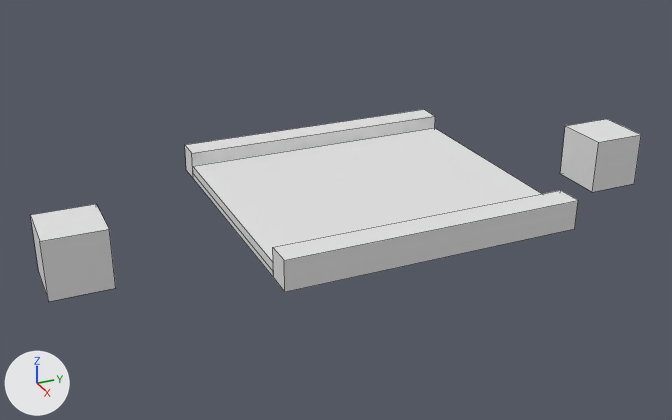
The Blender file static/block/extension/1.blend as it was, and as the next commit left it.
One viewpoint serves both versions: a 50 mm camera at (13.27, -6.56, 6.51) aimed at (-0.14, -0.52, -0.2). Every picture has the same lights, and +X, +Y and +Z are marked at lower left. Mesh edges are drawn as thin lines.

The scene before the commit, as lines of its bpy script (objects in view):
```python
me_courseslab_002 = bpy.data.meshes.new('CourseSlab.002')
me_courseslab_002.from_pydata([(-2.05, -2.5, 0.1), (2.05, -2.5, 0.1), (-2.05, 2.5, 0.1), (2.05, 2.5, 0.1), (-2.05, -2.5, 0.25), (2.05, -2.5, 0.25), (-2.05, 2.5, 0.25), (2.05, 2.5, 0.25)], [], [(3, 1, 0, 2), (7, 6, 4, 5), (1, 3, 7, 5), (2, 0, 4, 6)])
me_cube = bpy.data.meshes.new('Cube')
me_cube.from_pydata(...)  # a box spanning x -0.5..0.5, y -0.5..0.5, z -0.5..0.5
me_cube_001 = bpy.data.meshes.new('Cube.001')
me_cube_001.from_pydata(...)  # a box spanning x -0.5..0.5, y -0.5..0.5, z -0.5..0.5
ob_slab = bpy.data.objects.new('slab', me_courseslab_002)
ob_slab.location = (0.0, 0.0, 0.0)
ob_slot = bpy.data.objects.new('slot', me_cube)
ob_slot.location = (0.0, 5.0, 0.0)
ob_slot_001 = bpy.data.objects.new('slot.001', me_cube_001)
ob_slot_001.location = (0.0, -5.0, 0.0)
# also in view: 'cap' at (0.0, 0.0, 0.25); 'wall.001' at (2.27, 0.0, 0.25); 'wall' at (-2.27, 0.0, 0.25)
```
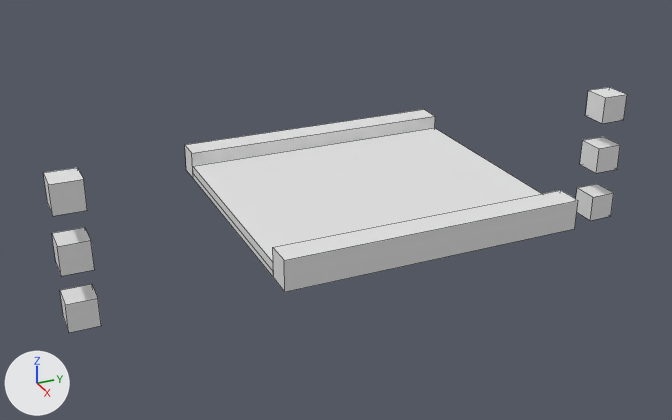
The change in detail:
me_cube has 8 vertices, 6 faces and spans x -0.5..0.5, y -0.5..0.5, z -0.5..0.5.
me_cube is used by ob_slot; location (0.0, 5.0, 0.0).
me_cube part 1: the whole mesh is scaled about its middle by 0.5.
me_cube_001 has 8 vertices, 6 faces and spans x -0.5..0.5, y -0.5..0.5, z -0.5..0.5.
me_cube_001 is used by ob_slot_001; location (0.0, -5.0, 0.0).
me_cube_001 part 2: the whole mesh is scaled about its middle by 0.5.
Mesh me_cube_005 is new.
It is a box spanning x -0.25..0.25, y -0.25..0.25, z -0.25..0.25.
Object 'slot.001' (ob_slot_001) moves from (0.0, -5.0, 0.0) to (0.0, -5.0, 1.0).
Object 'slot.005' (ob_slot_005) is new; it shows me_cube_005.
Its location is (0.0, 5.0, -1.0).
Object 'slot.004' (ob_slot_004) is new; it shows a copy of me_cube_005.
Its location is (0.0, 5.0, 1.0).
Object 'slot.003' (ob_slot_003) is new; it shows a copy of me_cube_005.
Its location is (0.0, -5.0, -1.0).
Object 'slot.002' (ob_slot_002) is new; it shows a copy of me_cube_005.
Its location is (0.0, -5.0, 0.0).

Pixel boxes (x1, y1, x2, y2) of what changed, in the pictures (672 x 420 px):
'slot.001', mesh rescaled, moved (48% narrower, 50% shorter): before (30, 204, 116, 301); after (43, 168, 87, 216)
'slot', mesh rescaled (50% narrower, 50% shorter): before (560, 119, 641, 192); after (580, 137, 620, 173)
'slot.002', added: after (52, 227, 95, 276)
'slot.003', added: after (60, 284, 101, 333)
'slot.004', added: after (585, 87, 627, 124)
'slot.005', added: after (576, 184, 614, 221)
